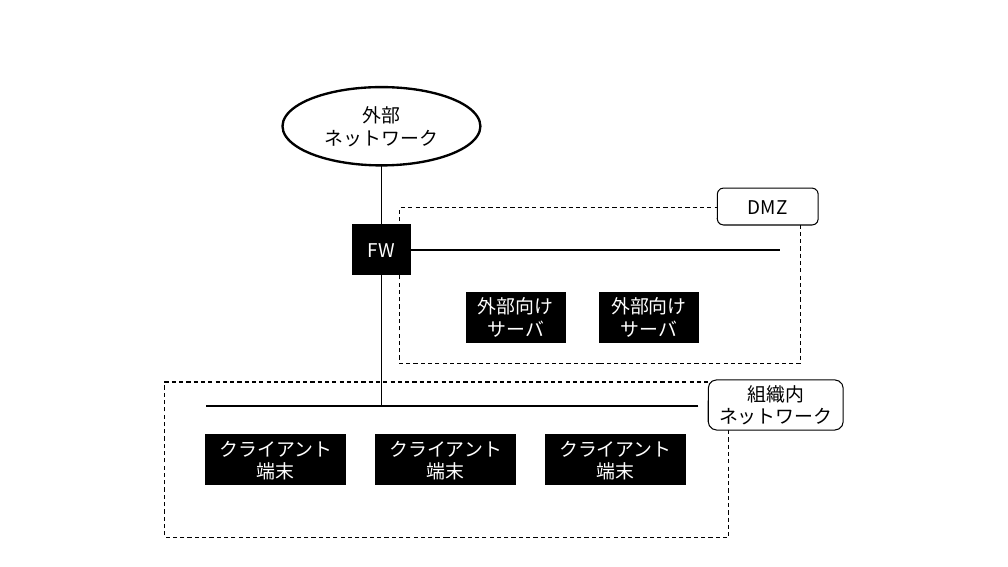
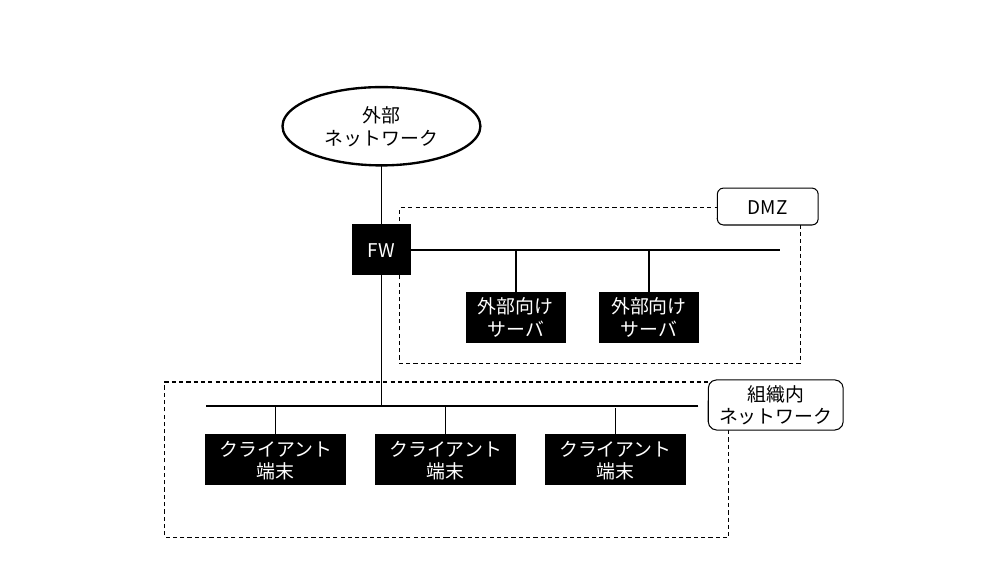
Before and after one commit to akirakanaoka/ouj_infosecintro, a slide deck: slide 4 of 図表用.pptx. Drawn at 1008x567 pixels with LibreOffice and Linux fonts; fonts in the diff are those of the drawing. Boxes give left, top, right and bottom in pixels: in the first picture for what was removed or moved away, otherwise in the second. Text is boxed around its words. In the diff, an @@ line names an element or a change of style, - is before the commit and + after.

```diff
--- a/図表用.pptx
+++ b/図表用.pptx
@@ line added from (516, 250) to (516, 293), #000000 1.5 pt @@
@@ line added from (649, 293) to (649, 250), #000000 1.5 pt @@
@@ line added from (276, 407) to (276, 435), #000000 1.5 pt @@
@@ line added from (445, 407) to (445, 435), #000000 1.5 pt @@
@@ line added from (616, 408) to (616, 435), #000000 1.5 pt @@
```
Also in this commit, not shown: 1 other file.
